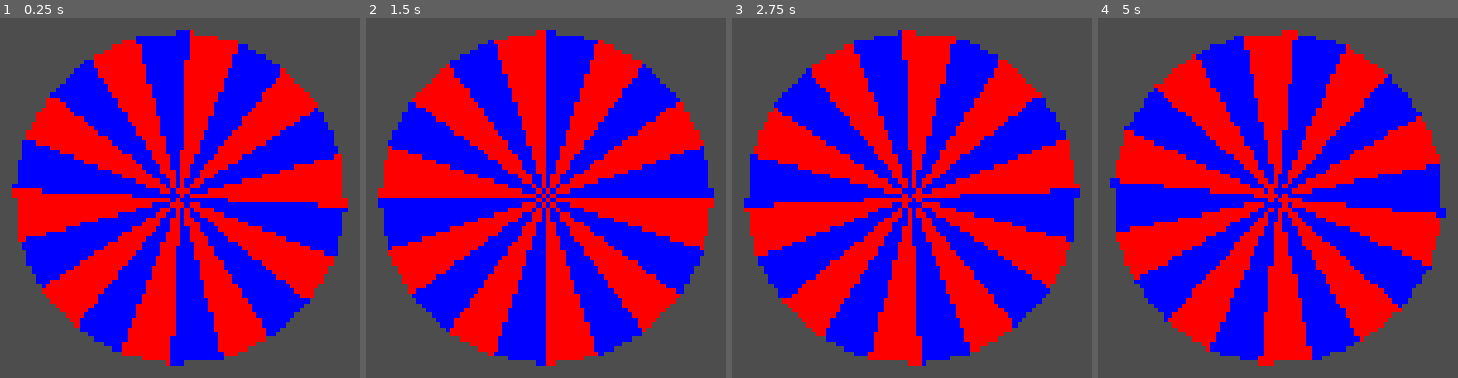
Above: before the commit, frames 1-4 (left to right).
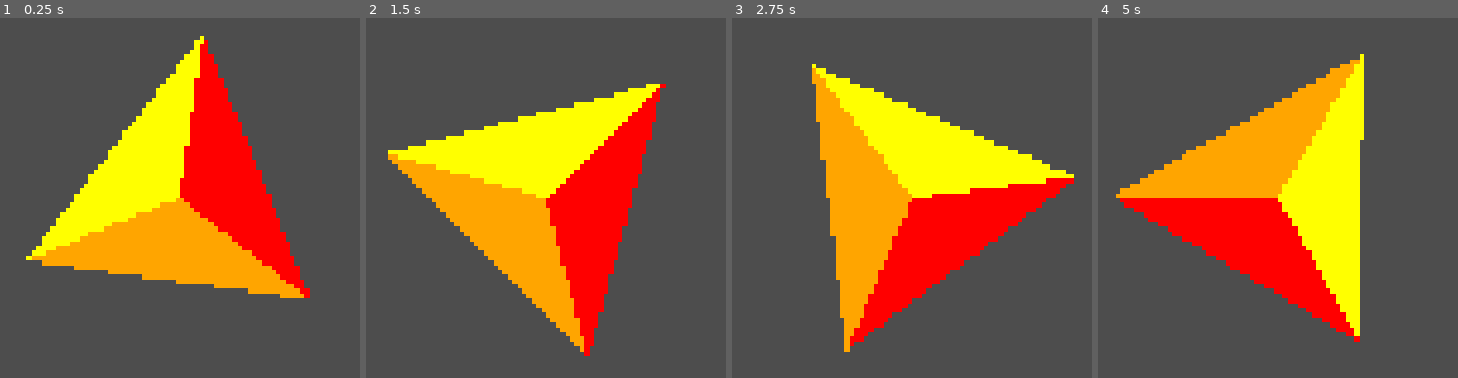
Above: after the commit, the same moments.

Repository: jowashli/gift-exchange-wheelofnames
Game: Godot game, scene res://scenes/wheelofnames.tscn
Two runs of this game, one before a commit and one after it. Both use one fixed random seed, a clock stepped at 60 frames per second and the inputs below.
Inputs:
- Up to frame 1 (0.25 s): no input
- Up to frame 2 (1.5 s): no input
- Up to frame 3 (2.75 s): no input
- Up to frame 4 (5 s): no input

The runs differ from the first frame. In frame 1, 60% of the frame differs, in the area x 3-97%, y 3-97%; in frame 2, 62%; in frame 3, 62%; in frame 4, 63%.

Commit message:
Clean up and refactor code
Rename slice -> sector

Diff:
--- a/scripts/Wheelofnames.gd
+++ b/scripts/Wheelofnames.gd
@@ -1,36 +1,32 @@
 extends Node2D
 
-var rotation_offset_degrees : float = 0
-
-func get_screen_midpoint() -> Vector2:
+func get_viewport_midpoint() -> Vector2:
 	return get_viewport_rect().size / 2
 
 func _process(delta: float) -> void:
 	queue_redraw()
-	rotation_offset_degrees += 0.2
 
-func generate_circle_slices(position: Vector2, radius: float, slice_count: int) -> Array[PackedVector2Array]:
-	var slices : Array[PackedVector2Array] = []
-	var slice_degree : float = 360. / slice_count
+func generate_circle_sectors(position: Vector2, radius: float, sector_count: int, rotation_offset: float) -> Array[PackedVector2Array]:
+	var sector_polygons : Array[PackedVector2Array] = []
+	var sector_radians : float = (2.0 * PI) / sector_count
 
-	for i in slice_count:
-		var slice : PackedVector2Array = PackedVector2Array([
+	for i in sector_count:
+		sector_polygons.append(PackedVector2Array([
 			position,
-			position + Vector2.UP.rotated(deg_to_rad(slice_degree * i + rotation_offset_degrees)) * radius,
-			position + Vector2.UP.rotated(deg_to_rad(slice_degree * (i + 1) + rotation_offset_degrees)) * radius
-		])
-		slices.append(slice)
+			position + Vector2.UP.rotated(sector_radians * i + rotation_offset) * radius,
+			position + Vector2.UP.rotated(sector_radians * (i+1) + rotation_offset) * radius
+		]))
 
-	return slices
+	return sector_polygons
+
+func draw_wheel(sector_count: int, radius: float, rotation_offset: float, colors: PackedColorArray) -> void:
+	var sector_polygons : Array[PackedVector2Array] = generate_circle_sectors(get_viewport_midpoint(), radius, sector_count, rotation_offset)
+	for i in range(sector_count):
+		draw_polygon(sector_polygons[i], PackedColorArray([colors[wrap(i, 0, len(colors))]]))
+
+var wheel_rotation : float = 0.0
 
 func _draw() -> void:
-	const slice_count : int = 20
-	var colors_base : PackedColorArray = PackedColorArray([Color.RED, Color.BLUE])
-	var colors : PackedColorArray = PackedColorArray([])
-	for i in range (slice_count / len(colors_base)):
-		colors += colors_base
-
-	var slices = generate_circle_slices(get_screen_midpoint(), 200., slice_count)
-	for i in range(slice_count):
-		var slice : PackedVector2Array = slices[i]
-		draw_polygon(slice, PackedColorArray([colors[i]]))
+	wheel_rotation += PI/360.0
+	var colors_rainbow : PackedColorArray = PackedColorArray([Color.RED, Color.ORANGE, Color.YELLOW, Color.GREEN, Color.BLUE, Color.INDIGO, Color.VIOLET])
+	draw_wheel(3, 200.0, wheel_rotation, colors_rainbow)
